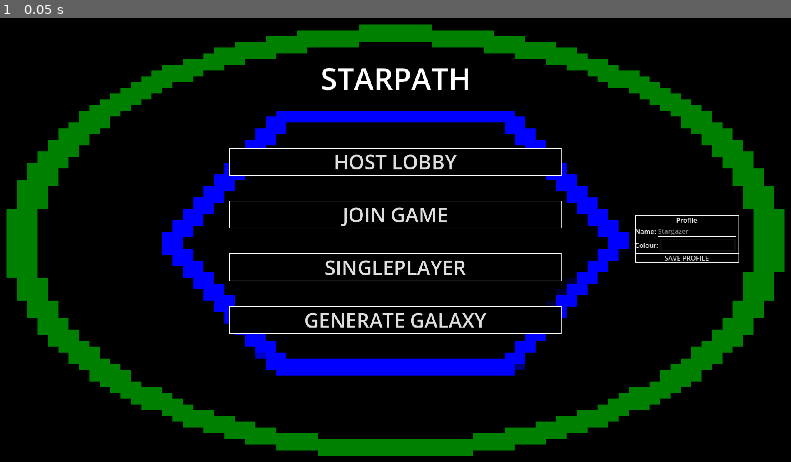
Above: before the commit, frame 1.
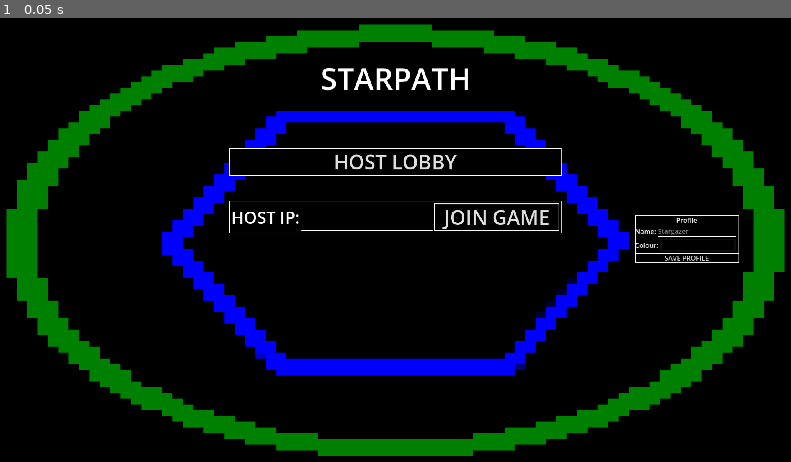
Above: after the commit, the same moment.

Repository: snhumphr/starpath
Game: Godot game, scene res://scenes/main_menu.tscn
Two runs of this game, one before a commit and one after it. Both use one fixed random seed, a clock stepped at 60 frames per second and the inputs below. This scene is started directly instead of the project's main scene.
Inputs:
- Up to frame 1 (0.05 s): no input

The runs differ from the first frame. In frame 1, 1.8% of the frame differs, in the area x 28-72%, y 41-72%.
Error after the commit: Out of bounds get index '0' (on base: 'PackedStringArray') (res://scripts/main_menu.gd:22)

Commit message:
More work on main menu/laying the foundation for multiplayer

Diff:
--- /dev/null
+++ b/scenes/lobby.tscn
@@ -0,0 +1,123 @@
+[gd_scene load_steps=5 format=3 uid="uid://dlxi3fppdrr23"]
+
+[ext_resource type="Script" uid="uid://c4rggnru3htl4" path="res://scripts/lobby.gd" id="1_o1atq"]
+[ext_resource type="StyleBox" uid="uid://dephhdukxnrse" path="res://assets/panels/blackwhite.tres" id="2_5gu6x"]
+[ext_resource type="StyleBox" uid="uid://dpns7fitr3coh" path="res://assets/panels/monoblack.tres" id="2_q60fs"]
+[ext_resource type="StyleBox" uid="uid://ch2885y5mpl7l" path="res://assets/panels/monowhite.tres" id="4_nqcc7"]
+
+[node name="Lobby" type="Control"]
+layout_mode = 3
+anchors_preset = 15
+anchor_right = 1.0
+anchor_bottom = 1.0
+grow_horizontal = 2
+grow_vertical = 2
+script = ExtResource("1_o1atq")
+
+[node name="Panel" type="Panel" parent="."]
+layout_mode = 1
+anchors_preset = 15
+anchor_right = 1.0
+anchor_bottom = 1.0
+grow_horizontal = 2
+grow_vertical = 2
+theme_override_styles/panel = ExtResource("2_q60fs")
+
+[node name="MarginContainer" type="MarginContainer" parent="."]
+layout_mode = 1
+anchors_preset = 15
+anchor_right = 1.0
+anchor_bottom = 1.0
+grow_horizontal = 2
+grow_vertical = 2
+theme_override_constants/margin_left = 4
+theme_override_constants/margin_top = 4
+theme_override_constants/margin_right = 4
+theme_override_constants/margin_bottom = 4
+
+[node name="HBoxContainer" type="HBoxContainer" parent="MarginContainer"]
+layout_mode = 2
+
+[node name="Factions" type="PanelContainer" parent="MarginContainer/HBoxContainer"]
+layout_mode = 2
+size_flags_horizontal = 3
+theme_override_styles/panel = ExtResource("2_5gu6x")
+
+[node name="Control" type="Control" parent="MarginContainer/HBoxContainer/Factions"]
+layout_mode = 2
+
+[node name="VBoxContainer" type="VBoxContainer" parent="MarginContainer/HBoxContainer/Factions/Control"]
+layout_mode = 1
+anchors_preset = 15
+anchor_right = 1.0
+anchor_bottom = 1.0
+grow_horizontal = 2
+grow_vertical = 2
+
+[node name="PickButton" type="Button" parent="MarginContainer/HBoxContainer/Factions/Control"]
+custom_minimum_size = Vector2(300, 0)
+layout_mode = 1
+anchors_preset = -1
+anchor_left = 0.5
+anchor_top = 1.0
+anchor_right = 0.5
+anchor_bottom = 1.0
+offset_bottom = -4.0
+grow_horizontal = 2
+grow_vertical = 0
+focus_mode = 0
+theme_override_font_sizes/font_size = 48
+theme_override_styles/normal = ExtResource("2_5gu6x")
+theme_override_styles/normal_mirrored = ExtResource("2_5gu6x")
+theme_override_styles/pressed = ExtResource("4_nqcc7")
+theme_override_styles/pressed_mirrored = ExtResource("4_nqcc7")
+theme_override_styles/hover = ExtResource("2_5gu6x")
+theme_override_styles/hover_mirrored = ExtResource("2_5gu6x")
+theme_override_styles/hover_pressed = ExtResource("4_nqcc7")
+theme_override_styles/hover_pressed_mirrored = ExtResource("4_nqcc7")
+theme_override_styles/disabled = ExtResource("2_q60fs")
+theme_override_styles/disabled_mirrored = ExtResource("2_q60fs")
+theme_override_styles/focus = ExtResource("2_5gu6x")
+text = "CONFIRM FACTION CHOICE"
+
+[node name="Lobby" type="PanelContainer" parent="MarginContainer/HBoxContainer"]
+layout_mode = 2
+size_flags_horizontal = 3
+theme_override_styles/panel = ExtResource("2_5gu6x")
+
+[node name="Control" type="Control" parent="MarginContainer/HBoxContainer/Lobby"]
+layout_mode = 2
+
+[node name="VBoxContainer" type="VBoxContainer" parent="MarginContainer/HBoxContainer/Lobby/Control"]
+layout_mode = 1
+anchors_preset = 15
+anchor_right = 1.0
+anchor_bottom = 1.0
+grow_horizontal = 2
+grow_vertical = 2
+
+[node name="StartButton" type="Button" parent="MarginContainer/HBoxContainer/Lobby/Control"]
+custom_minimum_size = Vector2(300, 0)
+layout_mode = 1
+anchors_preset = -1
+anchor_left = 0.5
+anchor_top = 1.0
+anchor_right = 0.5
+anchor_bottom = 1.0
+offset_bottom = -4.0
+grow_horizontal = 2
+grow_vertical = 0
+focus_mode = 0
+theme_override_font_sizes/font_size = 48
+theme_override_styles/normal = ExtResource("2_5gu6x")
+theme_override_styles/normal_mirrored = ExtResource("2_5gu6x")
+theme_override_styles/pressed = ExtResource("4_nqcc7")
+theme_override_styles/pressed_mirrored = ExtResource("4_nqcc7")
+theme_override_styles/hover = ExtResource("2_5gu6x")
+theme_override_styles/hover_mirrored = ExtResource("2_5gu6x")
+theme_override_styles/hover_pressed = ExtResource("4_nqcc7")
+theme_override_styles/hover_pressed_mirrored = ExtResource("4_nqcc7")
+theme_override_styles/disabled = ExtResource("2_q60fs")
+theme_override_styles/disabled_mirrored = ExtResource("2_q60fs")
+theme_override_styles/focus = ExtResource("2_5gu6x")
+text = "START LOBBY"
--- a/scenes/main_menu.tscn
+++ b/scenes/main_menu.tscn
@@ -75,7 +75,7 @@
 size_flags_horizontal = 4
 theme_override_constants/separation = 60
 
-[node name="Button" type="Button" parent="MenuBar/VBoxContainer"]
+[node name="HostButton" type="Button" parent="MenuBar/VBoxContainer"]
 custom_minimum_size = Vector2(300, 0)
 layout_mode = 2
 focus_mode = 0
@@ -93,7 +93,36 @@
 theme_override_styles/focus = ExtResource("1_l6cm7")
 text = "HOST LOBBY"
 
-[node name="Button2" type="Button" parent="MenuBar/VBoxContainer"]
+[node name="JoinRow" type="PanelContainer" parent="MenuBar/VBoxContainer"]
+layout_mode = 2
+theme_override_styles/panel = ExtResource("1_l6cm7")
+
+[node name="MarginContainer" type="MarginContainer" parent="MenuBar/VBoxContainer/JoinRow"]
+layout_mode = 2
+theme_override_constants/margin_left = 6
+theme_override_constants/margin_top = 6
+theme_override_constants/margin_right = 6
+theme_override_constants/margin_bottom = 6
+
+[node name="HBoxContainer" type="HBoxContainer" parent="MenuBar/VBoxContainer/JoinRow/MarginContainer"]
+layout_mode = 2
+
+[node name="Label" type="Label" parent="MenuBar/VBoxContainer/JoinRow/MarginContainer/HBoxContainer"]
+layout_mode = 2
+theme_override_font_sizes/font_size = 40
+text = "HOST IP:"
+
+[node name="LineEdit" type="LineEdit" parent="MenuBar/VBoxContainer/JoinRow/MarginContainer/HBoxContainer"]
+layout_mode = 2
+size_flags_horizontal = 3
+theme_override_colors/font_color = Color(1, 1, 1, 1)
+theme_override_font_sizes/font_size = 40
+theme_override_styles/normal = SubResource("StyleBoxFlat_wu84c")
+theme_override_styles/read_only = ExtResource("4_8ln24")
+theme_override_styles/focus = SubResource("StyleBoxFlat_wu84c")
+max_length = 30
+
+[node name="JoinButton" type="Button" parent="MenuBar/VBoxContainer/JoinRow/MarginContainer/HBoxContainer"]
 custom_minimum_size = Vector2(300, 0)
 layout_mode = 2
 focus_mode = 0
@@ -111,7 +140,8 @@
 theme_override_styles/focus = ExtResource("1_l6cm7")
 text = "JOIN GAME"
 
-[node name="Button3" type="Button" parent="MenuBar/VBoxContainer"]
+[node name="SoloButton" type="Button" parent="MenuBar/VBoxContainer"]
+visible = false
 custom_minimum_size = Vector2(300, 0)
 layout_mode = 2
 focus_mode = 0
@@ -129,7 +159,8 @@
 theme_override_styles/focus = ExtResource("1_l6cm7")
 text = "SINGLEPLAYER"
 
-[node name="Button4" type="Button" parent="MenuBar/VBoxContainer"]
+[node name="GenButton" type="Button" parent="MenuBar/VBoxContainer"]
+visible = false
 custom_minimum_size = Vector2(300, 0)
 layout_mode = 2
 focus_mode = 0
@@ -230,4 +261,6 @@
 theme_override_styles/focus = ExtResource("1_l6cm7")
 text = "SAVE PROFILE"
 
+[connection signal="pressed" from="MenuBar/VBoxContainer/HostButton" to="." method="_on_host_button_pressed"]
+[connection signal="pressed" from="MenuBar/VBoxContainer/JoinRow/MarginContainer/HBoxContainer/JoinButton" to="." method="_on_join_button_pressed"]
 [connection signal="pressed" from="MenuBar/ProfileBox/VBoxContainer/SaveButton" to="." method="_on_save_button_pressed"]
--- /dev/null
+++ b/scripts/lobby.gd
@@ -0,0 +1,5 @@
+extends Control
+
+func init() -> void:
+
+	pass
--- a/scripts/main_menu.gd
+++ b/scripts/main_menu.gd
@@ -1,15 +1,34 @@
 extends Control
 
 var current_profile: Dictionary
+@onready var JoinRow: PanelContainer = self.get_node("MenuBar/VBoxContainer/JoinRow")
 @onready var ProfileBox: PanelContainer = self.get_node("MenuBar/ProfileBox")
 
+const PORT: int = 7653
 const PROFILE_PATH = "user://profile.json"
+const JOIN_IP_PATH = "user://joinip.txt"
+var host_IP: String
+var join_IP: String
 
 func _ready() -> void:
 
 	#load profile from disk, if one exists
 	await get_tree().process_frame
 	var current_profile = self.load_profile_from_disk()
+
+	if OS.has_feature("windows"):
+		host_IP = IP.resolve_hostname(str(OS.get_environment("COMPUTERNAME")), IP.TYPE_IPV4)
+	else: #This needs testing on non-windows devices
+		host_IP = IP.get_local_addresses()[0] #TODO: likely needs serious filtering
+
+	print("HOST IP: " + self.host_IP)
+
+	if FileAccess.file_exists(JOIN_IP_PATH):
+		var file = FileAccess.open(JOIN_IP_PATH, FileAccess.READ)
+		var file_text: String = file.get_as_text()
+		file.close()
+		file_text = file_text.strip_edges()
+		self.JoinRow.get_node("MarginContainer/HBoxContainer/LineEdit").set_text(file_text)
 
 func get_profile_from_box() -> Dictionary:
 
@@ -37,14 +56,41 @@
 
 	return profile
 
+func swap_to_lobby() -> void:
+
+	self.get_node("MenuBar").set_visible(false)
+
+	var lobby_scene = load("res://scenes/queued_action.tscn")
+	var instance = lobby_scene.instantiate()
+	instance.init()
+	self.add_child(instance)
+
 func _on_save_button_pressed() -> void:
 
 	#load the profile from the profile box to current_profile
 	self.current_profile = self.get_profile_from_box()
 
 	#then try to save profile to disk
-	print(PROFILE_PATH)
 	var file = FileAccess.open(PROFILE_PATH, FileAccess.WRITE)
 	var json_string: String = JSON.stringify(self.current_profile)
 	file.store_string(json_string)
 	file.close()
+
+func _on_join_button_pressed() -> void:
+
+	self.join_IP = self.JoinRow.get_node("MarginContainer/HBoxContainer/LineEdit").get_text()
+	self.join_IP = self.join_IP.strip_edges()
+
+	if self.join_IP != "":
+		var file = FileAccess.open(JOIN_IP_PATH, FileAccess.WRITE)
+		file.store_string(self.join_IP)
+
+		var peer = ENetMultiplayerPeer.new()
+		peer.create_client(self.join_IP, PORT)
+		multiplayer.multiplayer_peer = peer
+
+func _on_host_button_pressed() -> void:
+	var peer: ENetMultiplayerPeer = ENetMultiplayerPeer.new()
+	var max_connections: int = 6 #TODO: placeholder value; not sure if 6 players works properly right now
+	peer.create_server(PORT, max_connections)
+	multiplayer.multiplayer_peer = peer
Not shown, added: scripts/lobby.gd.uid
